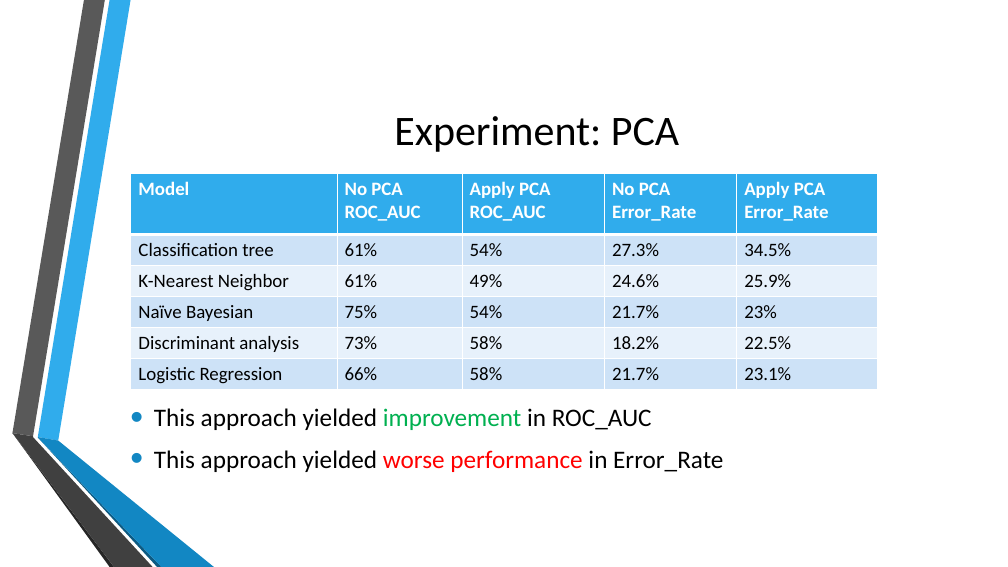
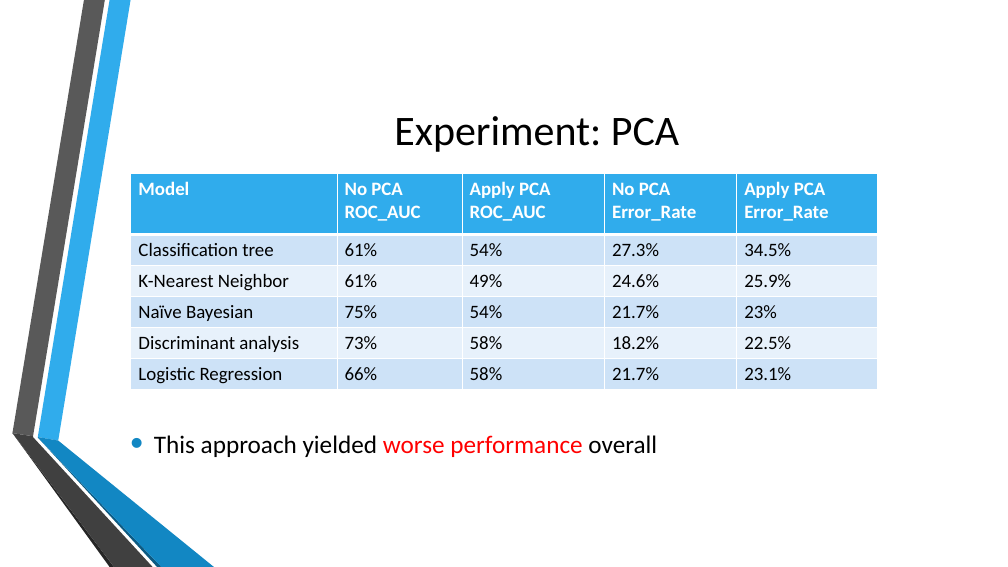
Before and after one commit to jb08/credit_card_default_ML, a slide deck: slide 11 of Predicting_Credit_Card_defaults.pptx. Drawn at 1008x567 pixels with LibreOffice and Linux fonts; fonts in the diff are those of the drawing; background and template pictures are left out. Boxes give left, top, right and bottom in pixels: in the first picture for what was removed or moved away, otherwise in the second. Text is boxed around its words. In the diff, an @@ line names an element or a change of style, - is before the commit and + after.

Commit message:
minor change .ppt

```diff
--- a/Predicting_Credit_Card_defaults.pptx
+++ b/Predicting_Credit_Card_defaults.pptx
@@ text at [154, 435, 657, 457]: text changed @@
-• This approach yielded improvement in ROC_AUC
-• This approach yielded worse performance in Error_Rate
+• This approach yielded worse performance overall
```
Also in this commit, not shown: 1 other file.
